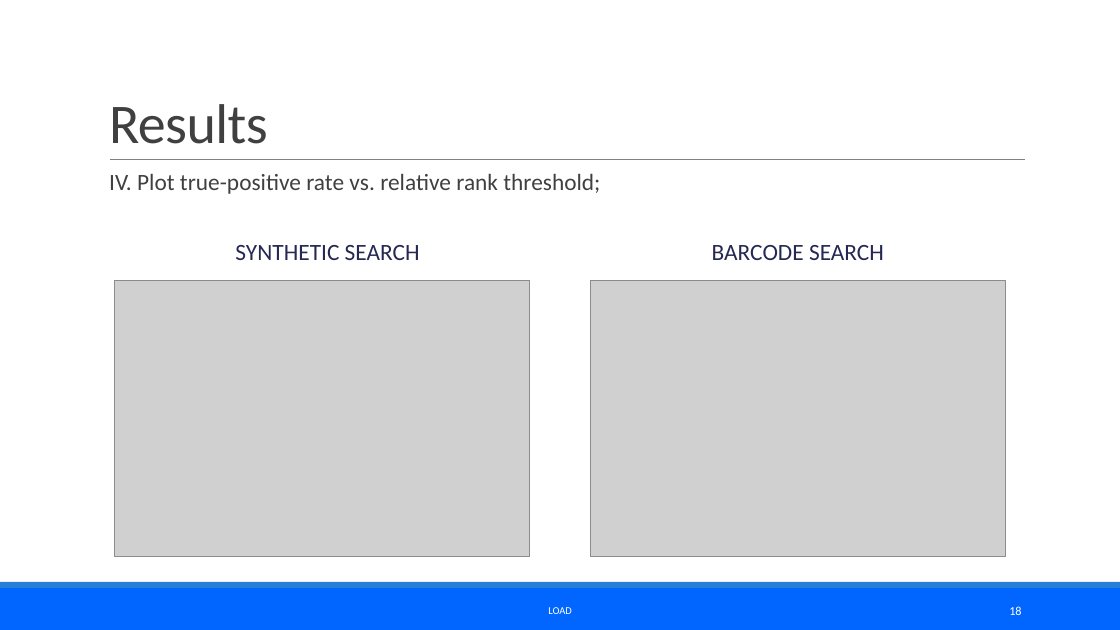
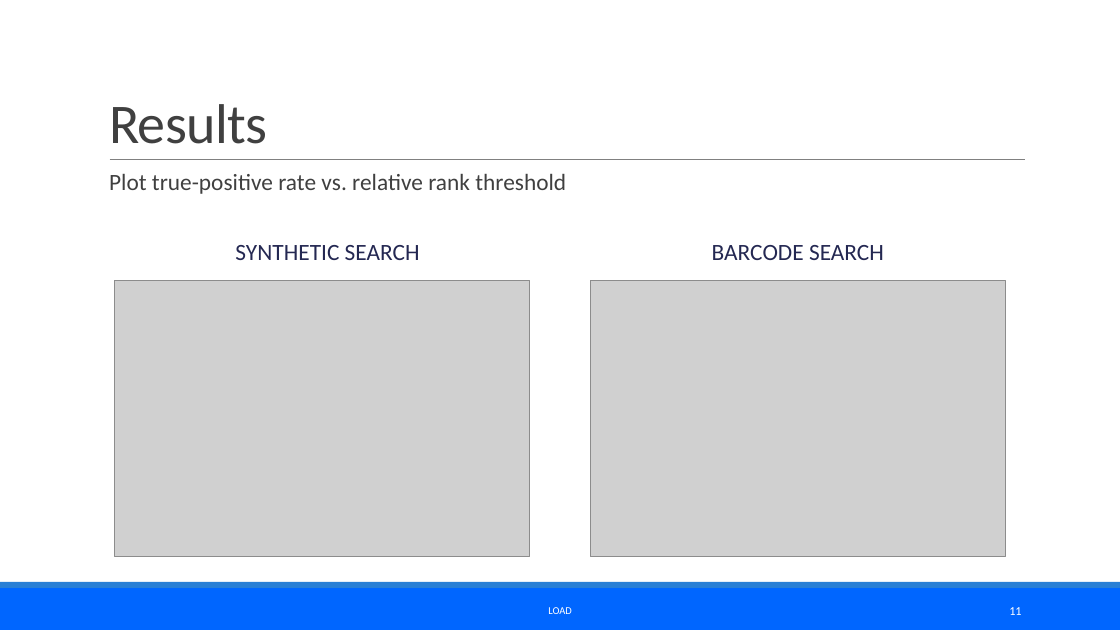
Before and after one commit to jozef1v/MS_Synthetic_Library, a slide deck: slide 11 of Presentation/Prezentácia_MS_Library.pptx (slide 18 before the commit). Drawn at 1120x630 pixels with LibreOffice and Linux fonts; fonts in the diff are those of the drawing; grey boxes stand for pictures. Boxes give left, top, right and bottom in pixels: in the first picture for what was removed or moved away, otherwise in the second. Text is boxed around its words. In the diff, an @@ line names an element or a change of style, - is before the commit and + after.

```diff
--- a/Presentation/Prezentácia_MS_Library.pptx
+++ b/Presentation/Prezentácia_MS_Library.pptx
@@ text at bbox=[109, 174, 566, 194]: text changed @@
-  IV. Plot true-positive rate vs. relative rank threshold;
+  Plot true-positive rate vs. relative rank threshold
@@ page number at bbox=[1009, 607, 1021, 615]: text changed @@
-18
+11
```
Also in this commit, not shown: 13 other slides changed, 2 slides added, 20 other files.
